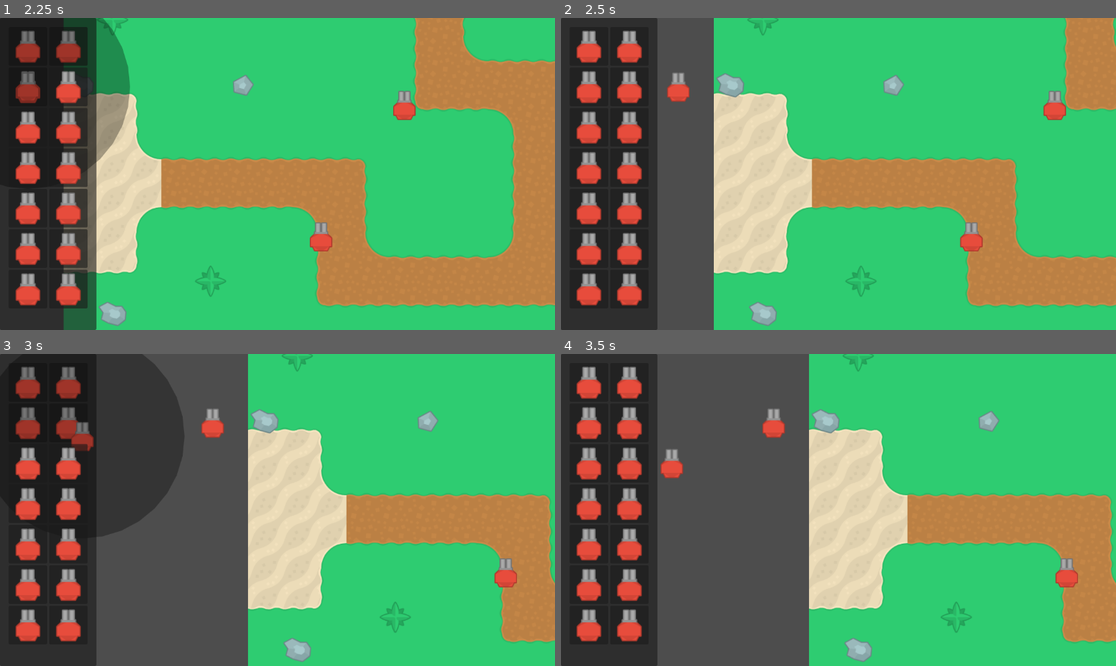
Above: before the commit, frames 1-4 (two rows, left to right).
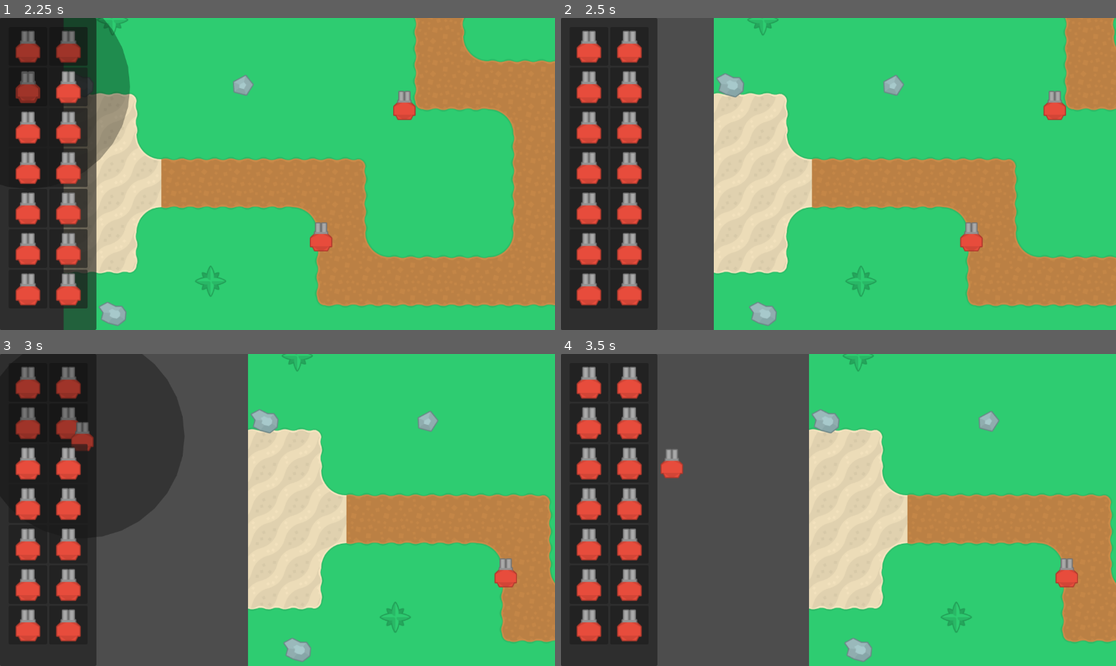
Above: after the commit, the same moments.

Repository: hlalljie/tower-defense-ui
Game: Godot game, scene res://scenes/game.tscn
Same seed, same stepped clock (60 frames per second), same inputs: the game is played once before the commit and once after it.
Inputs (mouse positions are in pixels of both pictures, inside the frame that each line leads up to):
- Up to frame 1 (2.25 s): tap Enter at 0.5 s; drag from (27, 46) to (333, 105) at 0.52 s; drag from (66, 46) to (249, 236) at 1.27 s; move the mouse to (27, 86) at 2.02 s; hold Left (ui_left) from 2.03 s (still down); click (27, 86) at 2.17 s
- Up to frame 2 (2.5 s): keep holding Left (ui_left)
- Up to frame 3 (3 s): release Left (ui_left) at 2.75 s; drag from (66, 422) to (111, 463) at 2.77 s
- Up to frame 4 (3.5 s): no input

Frame 1 is identical in both runs. In frame 2, 0.3% of the frame differs, in the area x 19-24%, y 17-27%; in frame 3, 0.3%; in frame 4, 0.3%.

Commit message:
Cancel placement when dropped in UI

Diff:
--- a/scripts/tower_panel.gd
+++ b/scripts/tower_panel.gd
@@ -30,9 +30,14 @@
 			get_child(1).global_position = event.global_position # follow mouse
 	elif event is InputEventMouseButton and event.button_mask == 0:
 		# Left button up
-		print("Left button up")
+		#print("Left button up")
+
 		if get_child_count() > 1:
 			get_child(1).queue_free() # delete ui tower
+
+		# Delete towers when droped in the ui panel (200 is the size of my panel)
+		if event.global_position.x <= 200:
+			return
 
 		# create tower in the main game Towers node
 		var path = get_tree().get_root().get_node("Game/Towers")
